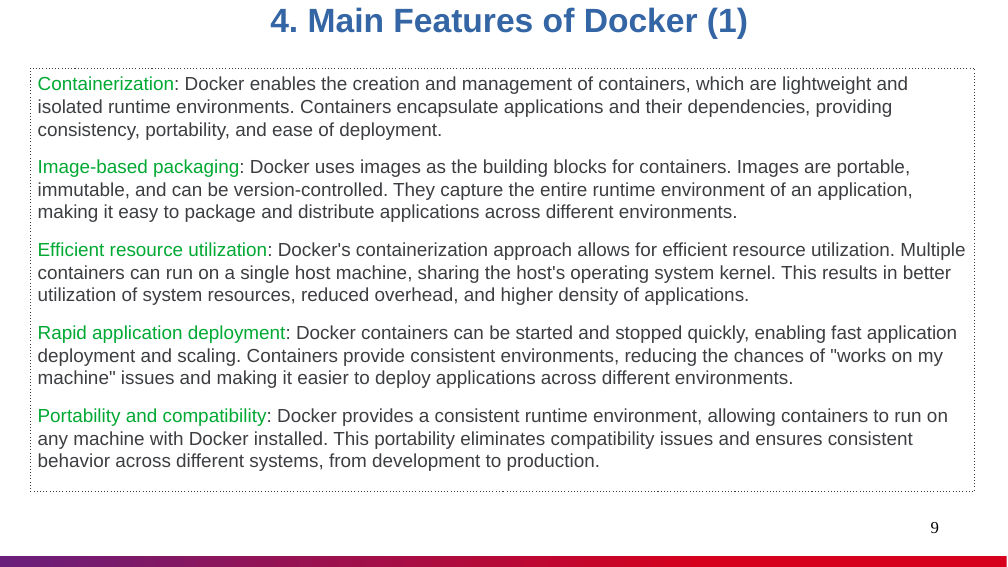
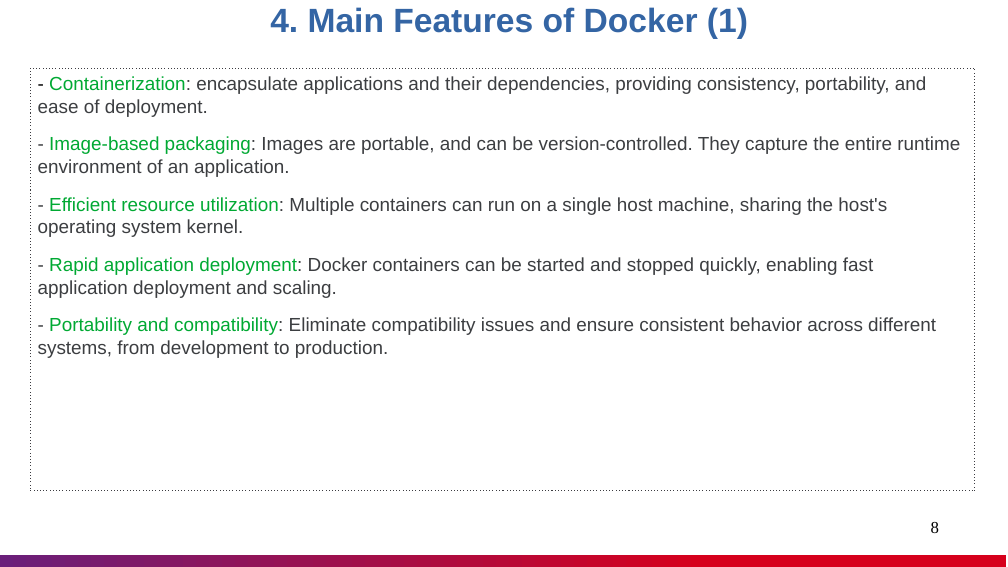
Before and after one commit to nashtech-garage/azure-devops-ci-cd, a slide deck: slide 8 of docker-demo/documents/Docker_Knowledge_Sharing.pptx (slide 9 before the commit). Drawn at 1008x567 pixels with LibreOffice and Linux fonts; fonts in the diff are those of the drawing. Boxes give left, top, right and bottom in pixels: in the first picture for what was removed or moved away, otherwise in the second. Text is boxed around its words. In the diff, an @@ line names an element or a change of style, - is before the commit and + after.

Commit message:
update docker-demo document for Docker course

```diff
--- a/docker-demo/documents/Docker_Knowledge_Sharing.pptx
+++ b/docker-demo/documents/Docker_Knowledge_Sharing.pptx
@@ text in rectangle at [38,76,960,358]: text changed @@
-Containerization: Docker enables the creation and management of containers, which are lightweight and isolated runtime environments. Containers encapsulate applications and their dependencies, providing consistency, portability, and ease of deployment.
-Image-based packaging: Docker uses images as the building blocks for containers. Images are portable, immutable, and can be version-controlled. They capture the entire runtime environment of an application, making it easy to package and distribute applications across different environments.
-Efficient resource utilization: Docker's containerization approach allows for efficient resource utilization. Multiple containers can run on a single host machine, sharing the host's operating system kernel. This results in better utilization of system resources, reduced overhead, and higher density of applications.
-Rapid application deployment: Docker containers can be started and stopped quickly, enabling fast application deployment and scaling. Containers provide consistent environments, reducing the chances of "works on my machine" issues and making it easier to deploy applications across different environments.
-Portability and compatibility: Docker provides a consistent runtime environment, allowing containers to run on any machine with Docker installed. This portability eliminates compatibility issues and ensures consistent behavior across different systems, from development to production.
+- Containerization: encapsulate applications and their dependencies, providing consistency, portability, and ease of deployment.
+- Image-based packaging: Images are portable, and can be version-controlled. They capture the entire runtime environment of an application.
+- Efficient resource utilization: Multiple containers can run on a single host machine, sharing the host's operating system kernel.
+- Rapid application deployment: Docker containers can be started and stopped quickly, enabling fast application deployment and scaling.
+- Portability and compatibility: Eliminate compatibility issues and ensure consistent behavior across different systems, from development to production.
@@ page number at [931,522,939,533]: text changed @@
-9
+8
```
Also in this commit, not shown: 13 other slides changed, 1 slide removed.
